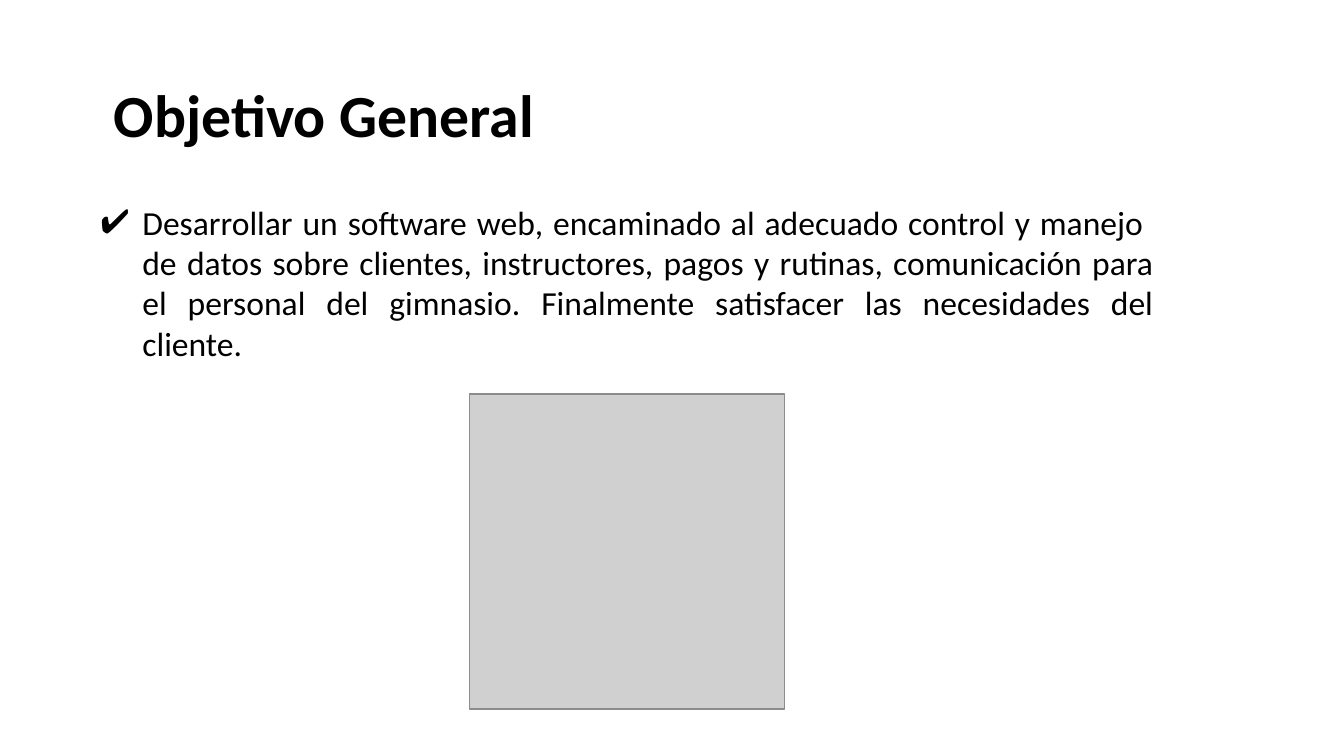
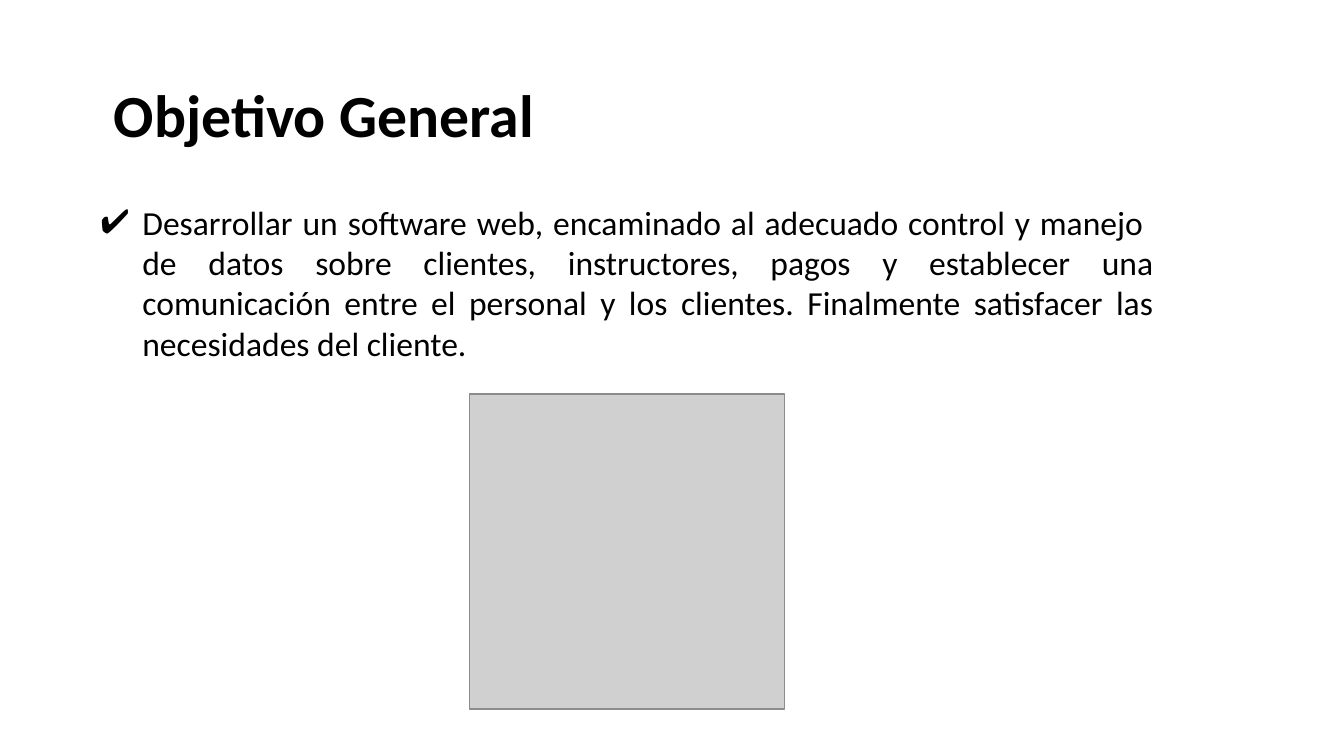
Before and after one commit to teamfsteelsystem/ProyectoFSS, a slide deck: slide 2 of Descripcion FSS/ExpoOficialFSS.pptx. Drawn at 1344x756 pixels with LibreOffice and Linux fonts; fonts in the diff are those of the drawing; grey boxes stand for pictures; background and template pictures are left out. Boxes give left, top, right and bottom in pixels: in the first picture for what was removed or moved away, otherwise in the second. Text is boxed around its words. In the diff, an @@ line names an element or a change of style, - is before the commit and + after.

```diff
--- a/Descripcion FSS/ExpoOficialFSS.pptx
+++ b/Descripcion FSS/ExpoOficialFSS.pptx
@@ text at <box>142,211,1153,357</box>: text changed @@
-✔ Desarrollar un software web, encaminado al adecuado control y manejo de datos sobre clientes, instructores, pagos y rutinas, comunicación para el personal del gimnasio. Finalmente satisfacer las necesidades del cliente.
+✔ Desarrollar un software web, encaminado al adecuado control y manejo de datos sobre clientes, instructores, pagos y establecer una comunicación entre el personal y los clientes. Finalmente satisfacer las necesidades del cliente.
```
Also in this commit, not shown: 1 other slide changed, 9 other files.
